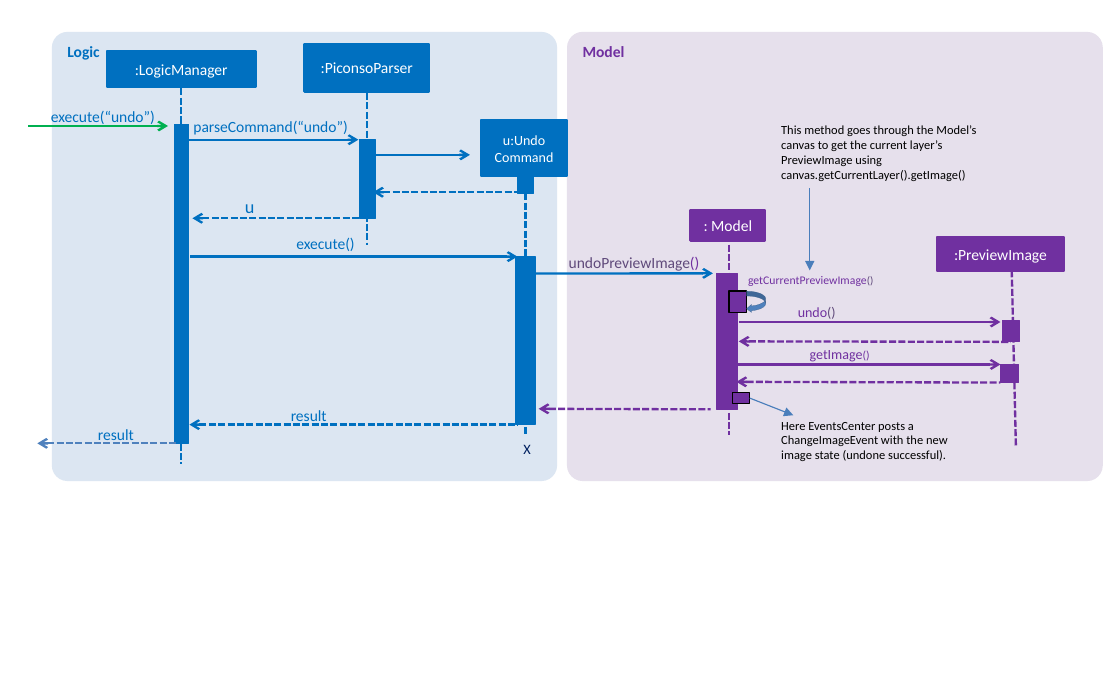
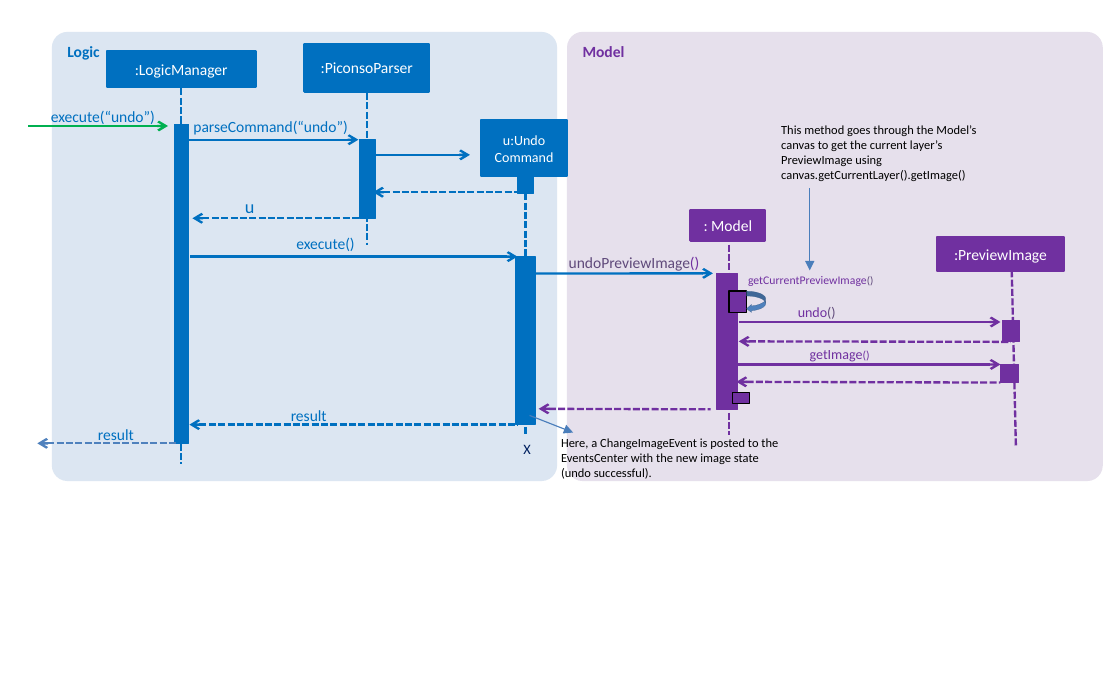
Before and after one commit to nus-cs2103-AY1819S1/addressbook-level4, a slide deck: slide 1 of docs/diagrams/UndoRedoSequenceDiagram.pptx. Drawn at 1120x700 pixels with LibreOffice and Linux fonts; fonts in the diff are those of the drawing. Boxes give left, top, right and bottom in pixels: in the first picture for what was removed or moved away, otherwise in the second. Text is boxed around its words. In the diff, an @@ line names an element or a change of style, - is before the commit and + after.

Commit message:
UGDG changes for undoredo added undo-all and redo-all to UG

```diff
--- a/docs/diagrams/UndoRedoSequenceDiagram.pptx
+++ b/docs/diagrams/UndoRedoSequenceDiagram.pptx
@@ arrow moved from (749, 398) - (793, 416) to (530, 416) - (573, 432) @@
@@ text at [561, 438, 778, 479]: text changed @@
-Here EventsCenter posts a ChangeImageEvent with the new image state (undone successful).
+Here, a ChangeImageEvent is posted to the EventsCenter with the new image state (undo successful).
```
Also in this commit, not shown: 2 other files.
